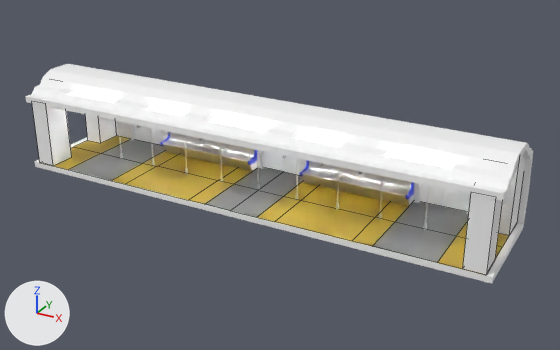
The Blender file Assets/Meshes/Metro/mumbai 10 sliced.blend, before and after one commit.
One viewpoint serves both versions: a camera (50 mm lens) standing at (18.6, -31.5, 16.9) and looking at (1.2, 0.2, 1.0). The lights are fixed; the arrows at lower left show +X, +Y and +Z. Mesh edges are drawn as thin lines on the coarser meshes.

Script lines for the objects in view, before the commit:
```python
ob_car_bridge_ac_block = bpy.data.objects.new('car bridge ac block', me_cube_002)
ob_car_bridge_ac_block.location = (0.0, 0.0, 0.0)
ob_car_bridge_ac_block.scale = (1.1, 1.0, 1.1)
ob_doors = bpy.data.objects.new('Doors', me_cube_003)
ob_doors.location = (9.01, 0.0, 0.0)
ob_doors.scale = (1.1, 1.0, 1.1)
ob_vertical_rods = bpy.data.objects.new('vertical rods', me_mesh_001)
ob_vertical_rods.location = (0.0, 0.0, 0.0)
ob_vertical_rods.rotation_euler = (0.0, 0.0, 3.142)  # degrees (0, 0, 180)
ob_vertical_rods.scale = (0.0167, 0.0167, 0.0167)
# also in view: 'Walls' at (-0.1, 0.2, 2.3); 'chairs' at (0.0, 2.2, 0.7); 'Floor' at (0.0, 0.0, 0.0)
```
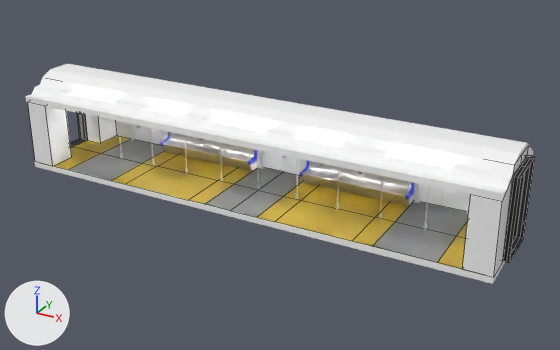
Boxes (x1, y1, x2, y2) around the edits, measured in the pictures (560 x 350 px):
'car bridge ac block', reshaped: before (32, 103, 525, 275); after (28, 103, 529, 277)
'car bridge', added: after (70, 113, 535, 263)

Edits to the bpy script that builds the scene:
```text
Change me_cube_002:
    where me_cube_002.from_pydata(...)  # 18 vertices, 11 faces; spans x 10.55..11.48, y 0.0..2.7, z 0.0..4.09
    used by ob_car_bridge_ac_block; location = (0.0, 0.0, 0.0); scale = (1.1, 1.0, 1.1)
    me_cube_002 part 1
    me_cube_002.vertices[0].co: (10.55, 2.7, 0.0) -> (10.55, 2.74, 0.0)
    me_cube_002.vertices[1].co: (11.46, 1.25, 4.09) -> (11.72, 1.25, 4.09)  # not seen -> pixel (528, 145)
    me_cube_002.vertices[3].co: (11.46, 1.25, 0.0) -> (11.75, 1.26, 0.0)  # pixel (509, 235) -> pixel (516, 237)
    me_cube_002.vertices[5].co: (10.55, 2.7, 3.28) -> (10.55, 2.74, 3.18)
    me_cube_002.vertices[10].co: (11.46, 0.0, 4.09) -> (11.72, 0.0, 4.09)  # not seen -> pixel (521, 155)
    me_cube_002.vertices[13].co: (11.46, 1.25, 3.64) -> (11.72, 1.26, 3.66)  # not seen -> pixel (526, 155)
    me_cube_002.vertices[14].co: (11.46, 0.0, 3.64) -> (11.74, 0.0, 3.66)  # not seen -> pixel (520, 165)
    me_cube_002.vertices[16].co: (11.48, 2.7, 0.0) -> (11.75, 2.74, 0.0)  # pixel (517, 223) -> not seen
    me_cube_002.vertices[17].co: (11.48, 2.7, 3.28) -> (11.72, 2.74, 3.18)  # not seen -> pixel (532, 155)
Add me_cube_007:
    me_cube_007.from_pydata([(11.46, 1.25, 0.01), (11.46, 1.25, 3.64), (11.46, 0.0, 3.64), (12.03, 1.25, 0.01), (12.03, 1.25, 3.64), (12.03, 0.0, 3.64), (11.46, 0.0, 0.01), (12.03, 0.0, 0.01), (11.89, 0.0, 3.64), (11.75, 0.0, 3.6), (11.6, 0.0, 3.64), (11.6, 1.25, 3.64), (11.75, 1.18, 3.59), (11.89, 1.25, 3.64), (11.89, 1.25, 0.01), (11.75, 1.18, 0.05), (11.6, 1.25, 0.01), (11.89, 0.0, 0.01), (11.75, 0.0, 0.05), (11.6, 0.0, 0.01)], [], [(8, 13, 4, 5), (14, 3, 4, 13), (14, 17, 7, 3), (0, 6, 19, 16), (16, 19, 18, 15), (15, 18, 17, 14), (0, 16, 11, 1), (16, 15, 12, 11), (15, 14, 13, 12), (2, 1, 11, 10), (10, 11, 12, 9), (9, 12, 13, 8)])
    me_cube_007.materials.append(mat_rubberwindowframe)  # black #363636
Add ob_car_bridge:
    ob_car_bridge = bpy.data.objects.new('car bridge', me_cube_007)
    ob_car_bridge.location = (0.0, 0.0, 0.0)
    ob_car_bridge.scale = (1.1, 1.0, 1.1)
    _m = ob_car_bridge.modifiers.new('Mirror', 'MIRROR')
    _m.use_axis = (True, True, False)
    _m.use_clip = True
```
